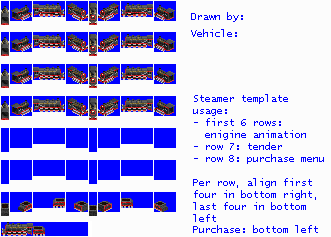
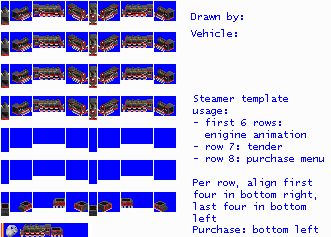
Revision of a layered 331 x 237 image; what changed, layer by layer:
painted on "Consolidacion.png" over 1, 222, 88, 237
